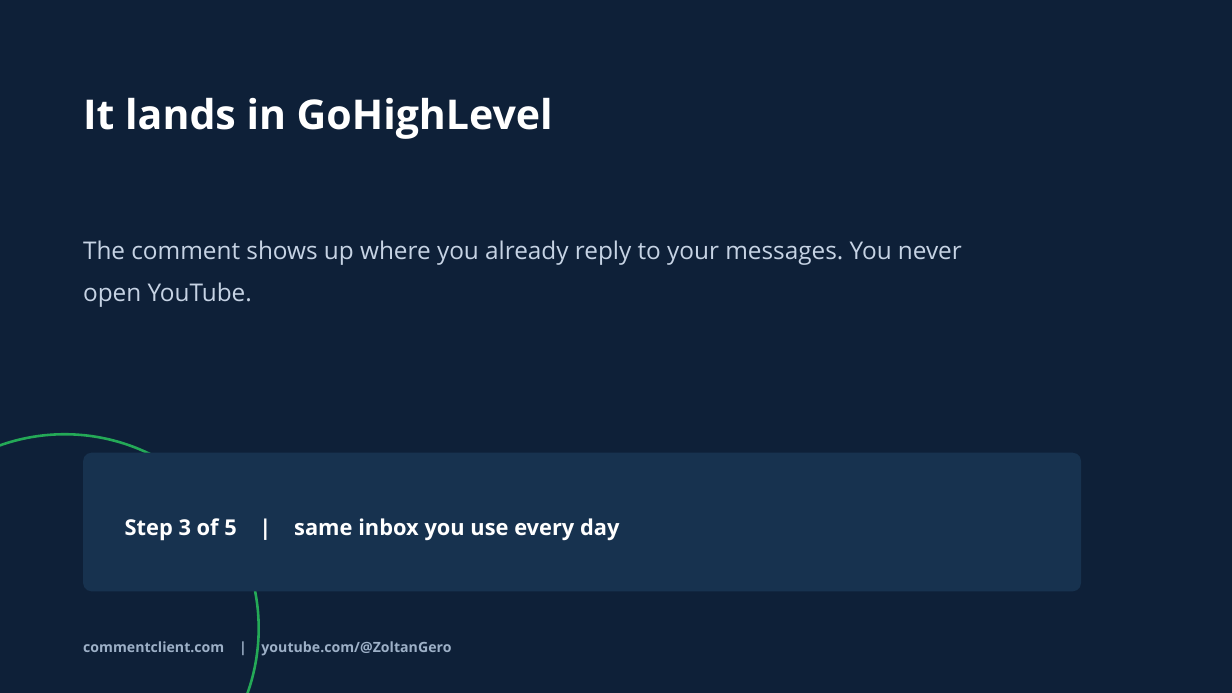
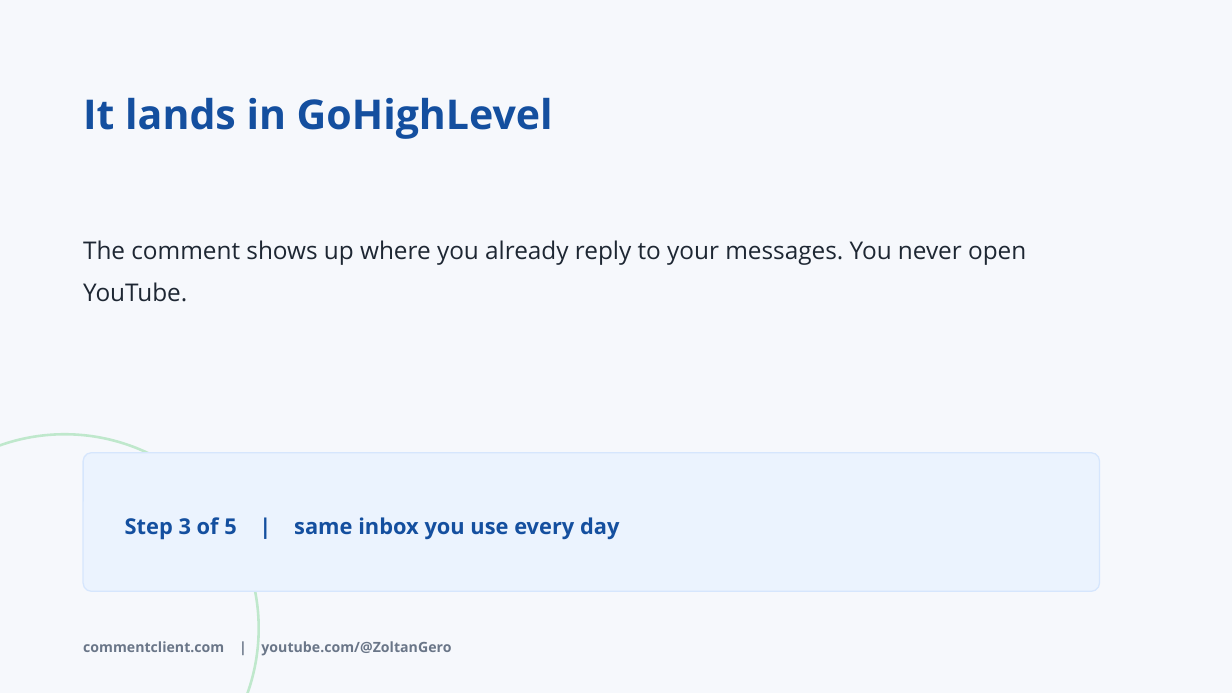
Before and after one commit to YogiZoli/design-system, a slide deck: slide 6 of tools/pptx-template/samples/C2C_Lead_Magnet_Promo.pptx. Drawn at 1232x693 pixels with LibreOffice and Linux fonts; fonts in the diff are those of the drawing. Boxes give left, top, right and bottom in pixels: in the first picture for what was removed or moved away, otherwise in the second. Text is boxed around its words. In the diff, an @@ line names an element or a change of style, - is before the commit and + after.

```diff
--- a/tools/pptx-template/samples/C2C_Lead_Magnet_Promo.pptx
+++ b/tools/pptx-template/samples/C2C_Lead_Magnet_Promo.pptx
@@ background #0E2038 to #F6F8FC @@
@@ text "It lands in GoHighLevel" at box(83, 97, 553, 139): text colour #FFFFFF to #144F9F @@
@@ text "The comment shows up where ..." at box(83, 240, 1026, 302): text colour #C6D3E4 to #1E2733 @@
@@ ellipse at box(0, 434, 259, 693): outline #24A957 2 pt to #BFE8CC 2 pt @@
@@ rounded rectangle: place and size @@
-rounded rectangle at box(83, 453, 1081, 592)
+rounded rectangle at box(83, 453, 1100, 592)
@@ rounded rectangle at box(83, 453, 1100, 592): fill #17324F to #EBF3FE; outline none to #D6E6FD 1 pt @@
@@ text "Step 3 of 5 | ..." at box(125, 517, 619, 540): text colour #FFFFFF to #144F9F @@
@@ text "commentclient.com | youtube.com/@ZoltanGero" at box(83, 641, 451, 656): text colour #9DB0C7 to #6A7688 @@
```
Also in this commit, not shown: 5 other slides changed, 6 other files.
